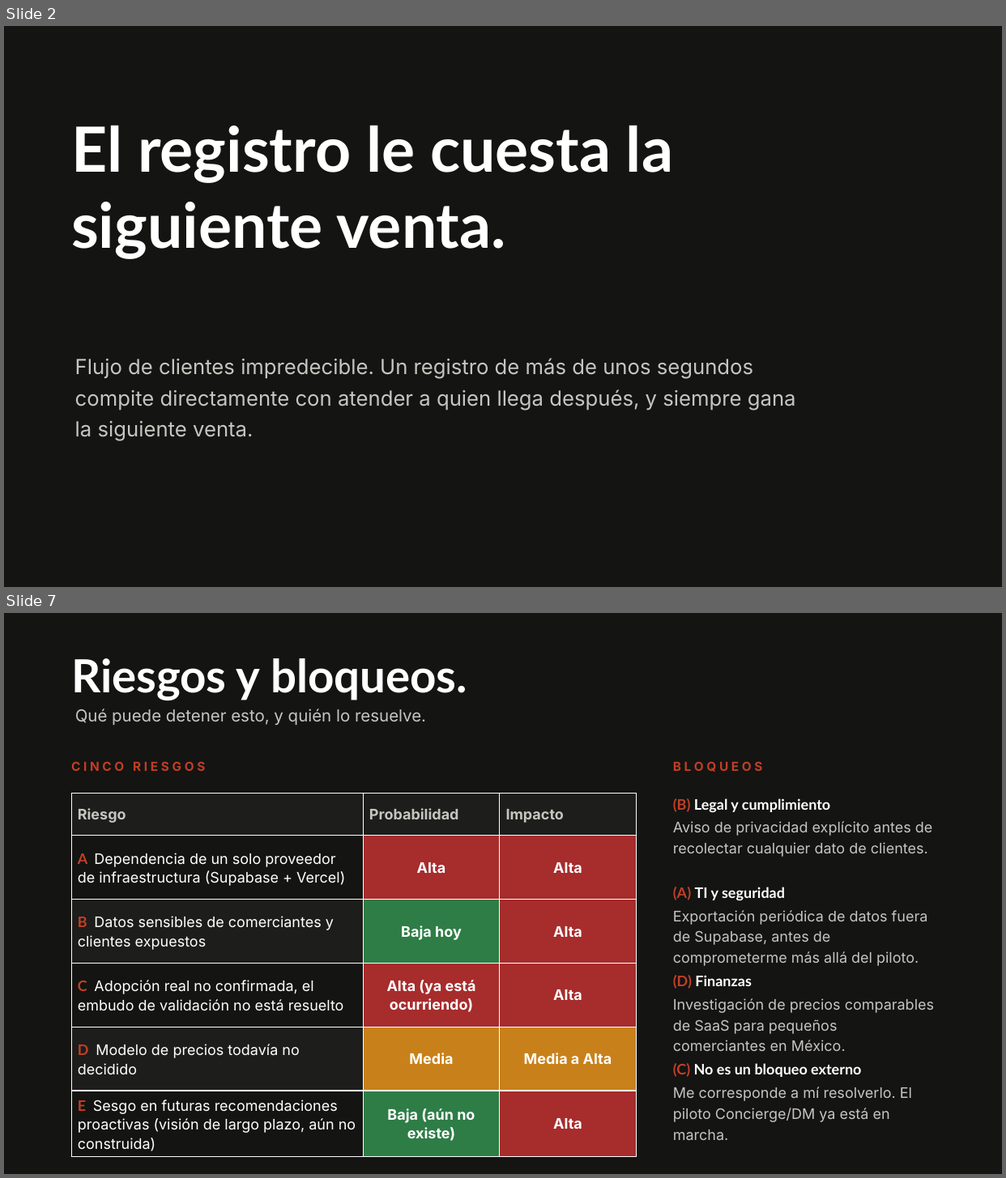
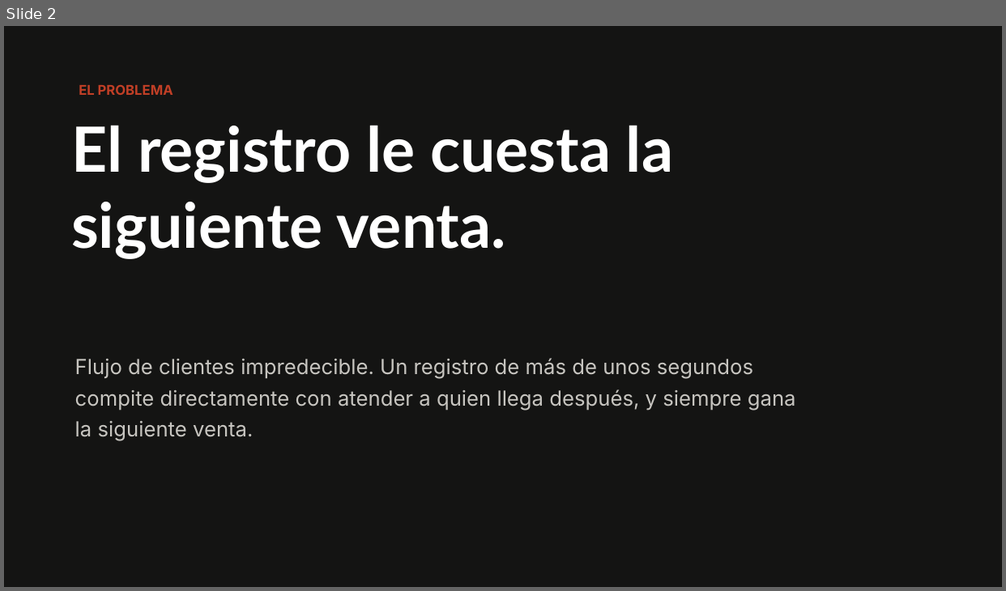
Before and after one commit to claudiafalcon/nahui, a slide deck: evidence/2026-08-22-demo-day/Nahui - Pitch Demo Day v2.pptx. Shown one above the other, each under a label of ours: slides 2 and 7 before the commit, slide 2 after it; the slides between them are not shown. The pictures are 1006x1178 and 1006x591 pixels, drawn with LibreOffice and Linux fonts; fonts in the diff are those of the drawing. Boxes give left, top, right and bottom in pixels: in the first picture for what was removed or moved away, otherwise in the second. Text is boxed around its words. In the diff, an @@ line names an element or a change of style, - is before the commit and + after.

```diff
--- a/evidence/2026-08-22-demo-day/Nahui - Pitch Demo Day v2.pptx
+++ b/evidence/2026-08-22-demo-day/Nahui - Pitch Demo Day v2.pptx
@@ slide 7 removed at <box>4,613,1002,1174</box>, background #FFFFFF @@
@@ rectangle removed at <box>4,613,1002,1174</box> @@
@@ text removed at <box>71,658,467,700</box> @@
-Riesgos y bloqueos.
@@ text removed at <box>75,709,426,726</box> @@
-Qué puede detener esto, y quién lo resuelve.
@@ text removed at <box>71,761,205,771</box> @@
-C I N C O R I E S G O S
@@ text removed at <box>673,761,762,772</box> @@
-B L O Q U E O S
@@ table removed at <box>71,794,636,1155</box>, 6 rows, 3 columns @@
-Riesgo | Probabilidad | Impacto
-A Dependencia de un solo proveedor de infraestructura (Supabase + Vercel) | Alta | Alta
-B Datos sensibles de comerciantes y clientes expuestos | Baja hoy | Alta
-C Adopción real no confirmada, el embudo de validación no está resuelto | Alta (ya está ocurriendo) | Alta
-D Modelo de precios todavía no decidido | Media | Media a Alta
-E Sesgo en futuras recomendaciones proactivas (visión de largo plazo, aún no construida) | Baja (aún no existe) | Alta
@@ text removed at <box>673,798,932,857</box> @@
-(B) Legal y cumplimiento
-Aviso de privacidad explícito antes de recolectar cualquier dato de clientes.
@@ text removed at <box>673,887,928,966</box> @@
-(A) TI y seguridad
-Exportación periódica de datos fuera de Supabase, antes de comprometerme más allá del piloto.
@@ text removed at <box>673,975,934,1051</box> @@
-(D) Finanzas
-Investigación de precios comparables de SaaS para pequeños comerciantes en México.
@@ text removed at <box>673,1063,912,1140</box> @@
-(C) No es un bloqueo externo
-Me corresponde a mí resolverlo. El piloto Concierge/DM ya está en marcha.
@@ slide 2 changed as well @@
@@ text added at <box>79,84,173,95</box>, 13 pt, text #C13F26, bold @@
+EL PROBLEMA
```
Also in this commit, not shown: 1 other slide changed, 4 slides added, 8 other slides removed, 1 other file.
